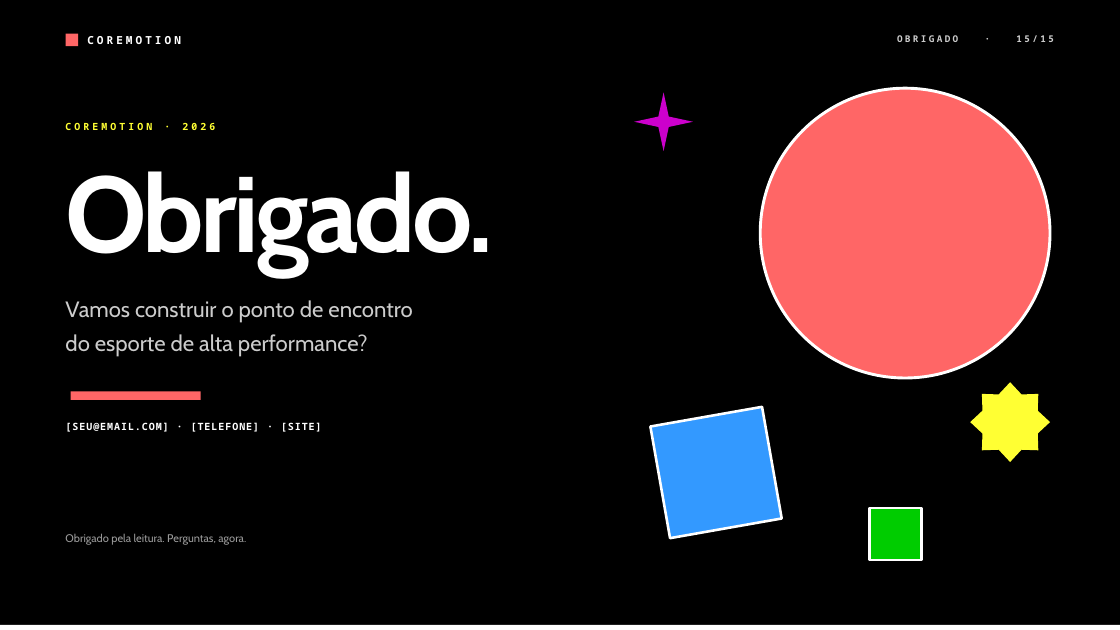
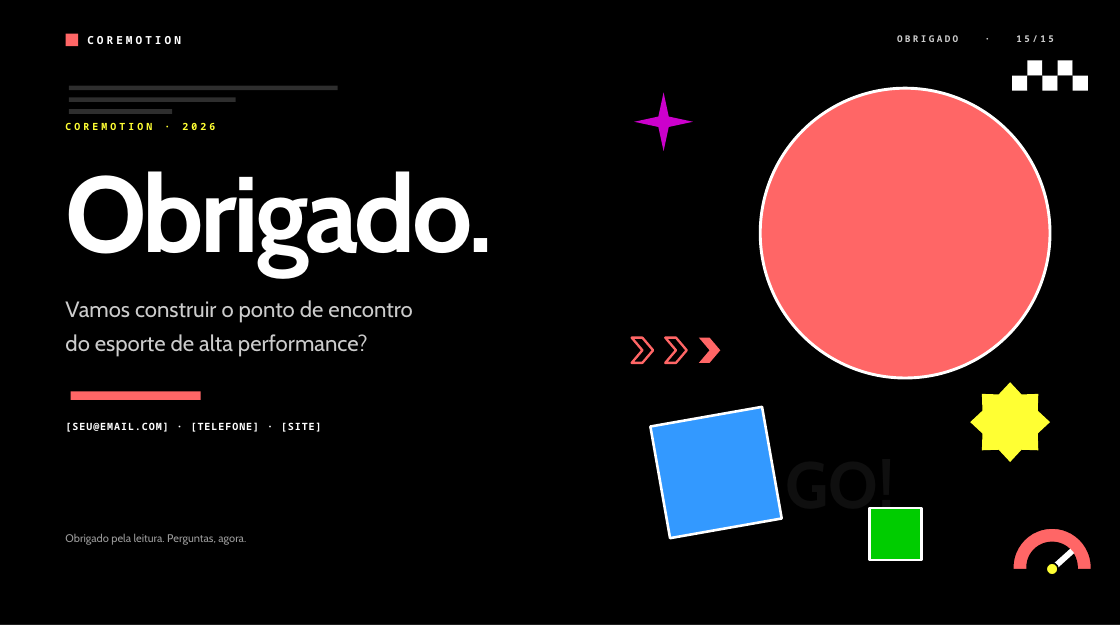
Before and after one commit to FeufeuP/-CoreMotion, a slide deck: slide 15 of docs/pitch/CoreMotion-Pitch-Banca.pptx. Drawn at 1120x630 pixels with LibreOffice and Linux fonts; fonts in the diff are those of the drawing. Boxes give left, top, right and bottom in pixels: in the first picture for what was removed or moved away, otherwise in the second. Text is boxed around its words. In the diff, an @@ line names an element or a change of style, - is before the commit and + after.

```diff
--- a/docs/pitch/CoreMotion-Pitch-Banca.pptx
+++ b/docs/pitch/CoreMotion-Pitch-Banca.pptx
@@ rectangle added at bbox=[69, 86, 338, 91], fill #FFFFFF at 18% opacity @@
@@ rectangle added at bbox=[1012, 60, 1028, 76], fill #000000 @@
@@ rectangle added at bbox=[1012, 76, 1028, 91], fill #FFFFFF @@
@@ rectangle added at bbox=[1028, 60, 1043, 76], fill #FFFFFF @@
@@ rectangle added at bbox=[1028, 76, 1043, 91], fill #000000 @@
@@ rectangle added at bbox=[1043, 60, 1058, 76], fill #000000 @@
@@ rectangle added at bbox=[1043, 76, 1058, 91], fill #FFFFFF @@
@@ rectangle added at bbox=[1058, 60, 1073, 76], fill #FFFFFF @@
@@ rectangle added at bbox=[1058, 76, 1073, 91], fill #000000 @@
@@ rectangle added at bbox=[1073, 60, 1088, 76], fill #000000 @@
@@ rectangle added at bbox=[1073, 76, 1088, 91], fill #FFFFFF @@
@@ rectangle added at bbox=[69, 97, 235, 103], fill #FFFFFF at 18% opacity @@
@@ rectangle added at bbox=[69, 109, 172, 114], fill #FFFFFF at 18% opacity @@
@@ chevron added at bbox=[632, 338, 654, 363], outline #FF6666 2 pt @@
@@ chevron added at bbox=[665, 338, 687, 363], outline #FF6666 2 pt @@
@@ chevron added at bbox=[699, 338, 721, 363], fill #FF6666 @@
@@ text added at bbox=[785, 507, 894, 522], 56 pt, text #FFFFFF at 6% opacity, bold @@
+GO!
@@ ellipse added at bbox=[1012, 528, 1092, 607], fill #FF6666, outline #000000 2.2 pt @@
@@ rectangle added at bbox=[1010, 569, 1095, 618], fill #000000 @@
@@ ellipse added at bbox=[1028, 543, 1077, 592], fill #000000, outline #000000 1.8 pt @@
@@ ellipse added at bbox=[1046, 563, 1058, 575], fill #FFFF33, outline #000000 1.4 pt @@
@@ rectangle added at bbox=[1050, 548, 1074, 571], fill #FFFFFF @@
```
Also in this commit, not shown: 14 other slides changed, 7 other files.
